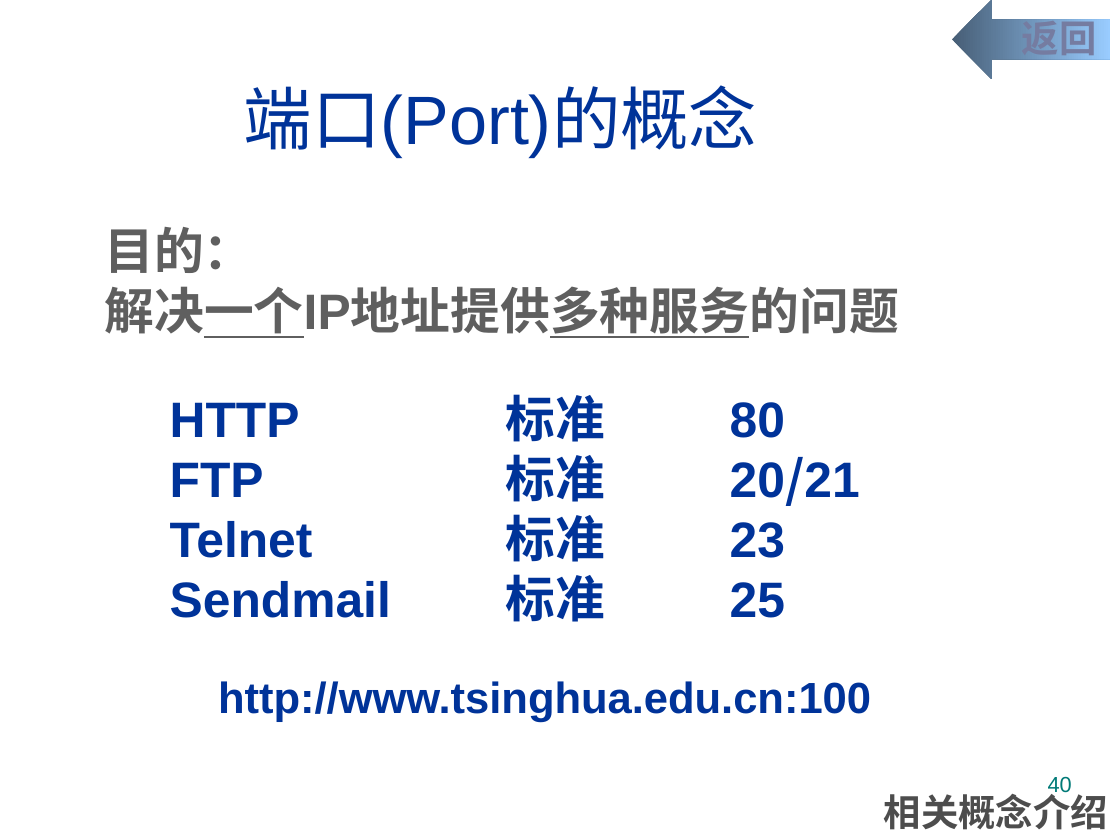
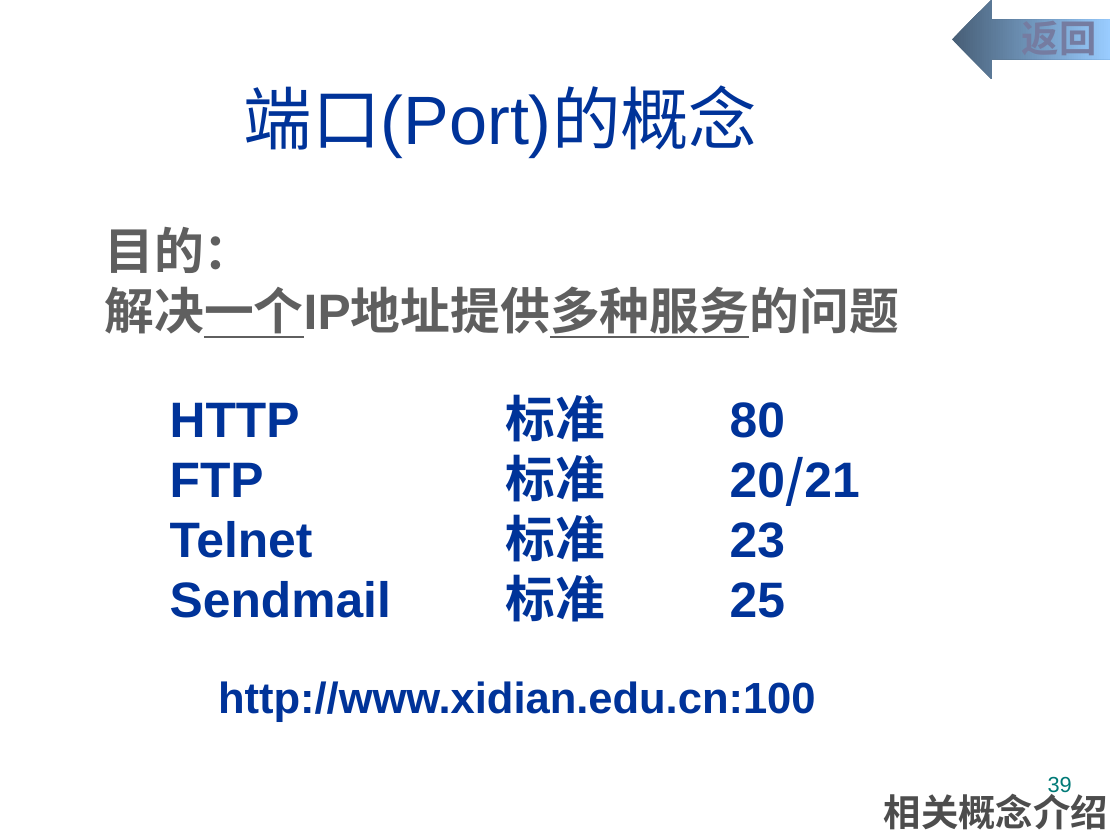
Before and after one commit to jtrfid/C-Repositories, a slide deck: slide 39 of 2016/计算机导论/pptx/5. 计算机网络入门.pptx (slide 40 before the commit). Drawn at 1120x840 pixels with LibreOffice and Linux fonts; fonts in the diff are those of the drawing; background and template pictures are left out. Boxes give left, top, right and bottom in pixels: in the first picture for what was removed or moved away, otherwise in the second. Text is boxed around its words. In the diff, an @@ line names an element or a change of style, - is before the commit and + after.

```diff
--- a/2016/计算机导论/pptx/5. 计算机网络入门.pptx
+++ b/2016/计算机导论/pptx/5. 计算机网络入门.pptx
@@ text at <box>218,681,816,722</box>: text changed @@
-http://www.tsinghua.edu.cn:100
+http://www.xidian.edu.cn:100
@@ page number at <box>1048,776,1072,797</box>: text changed @@
-40
+39
```
Also in this commit, not shown: 7 other slides changed, 1 slide removed, 1 other file.
